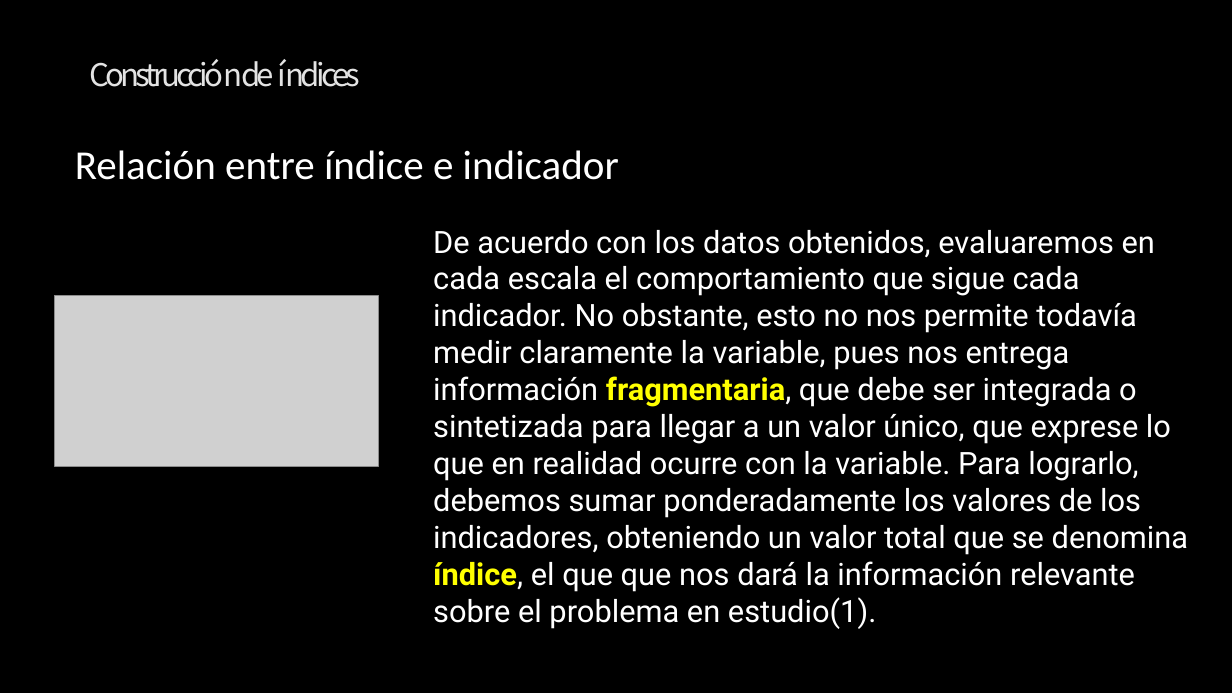
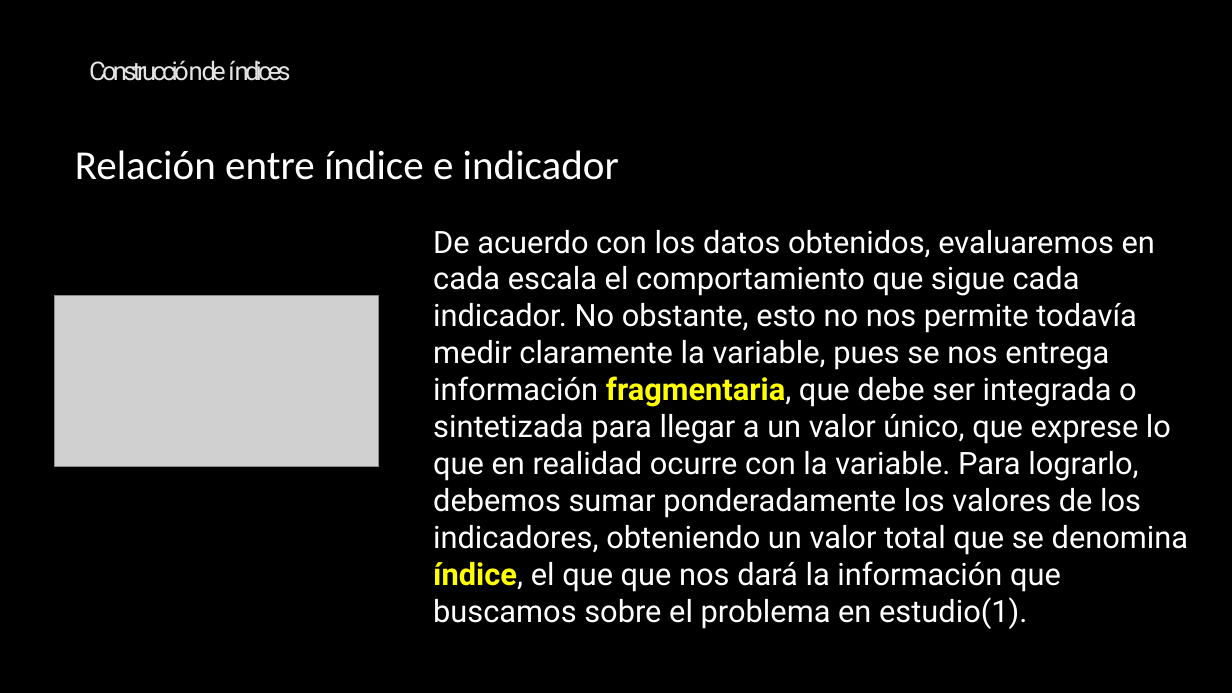
Before and after one commit to Sud-Austral/ds_indices, a slide deck: slide 3 of indices.pptx. Drawn at 1232x693 pixels with LibreOffice and Linux fonts; fonts in the diff are those of the drawing; grey boxes stand for pictures; background and template pictures are left out. Boxes give left, top, right and bottom in pixels: in the first picture for what was removed or moved away, otherwise in the second. Text is boxed around its words. In the diff, an @@ line names an element or a change of style, - is before the commit and + after.

```diff
--- a/indices.pptx
+++ b/indices.pptx
@@ title "Construcción de índices" at [89,60,290,81]: size 24.3 to 20 pt, font Noto Sans CJK KR to Roboto @@
@@ text at [433,230,1188,629]: text changed @@
-De acuerdo con los datos obtenidos, evaluaremos en cada escala el comportamiento que sigue cada indicador. No obstante, esto no nos permite todavía medir claramente la variable, pues nos entrega información fragmentaria, que debe ser integrada o sintetizada para llegar a un valor único, que exprese lo que en realidad ocurre con la variable. Para lograrlo, debemos sumar ponderadamente los valores de los indicadores, obteniendo un valor total que se denomina índice, el que que nos dará la información relevante sobre el problema en estudio(1).
+De acuerdo con los datos obtenidos, evaluaremos en cada escala el comportamiento que sigue cada indicador. No obstante, esto no nos permite todavía medir claramente la variable, pues se nos entrega información fragmentaria, que debe ser integrada o sintetizada para llegar a un valor único, que exprese lo que en realidad ocurre con la variable. Para lograrlo, debemos sumar ponderadamente los valores de los indicadores, obteniendo un valor total que se denomina índice, el que que nos dará la información que buscamos sobre el problema en estudio(1).
```
Also in this commit, not shown: 33 other slides changed, 1 slide added, 1 slide removed.
